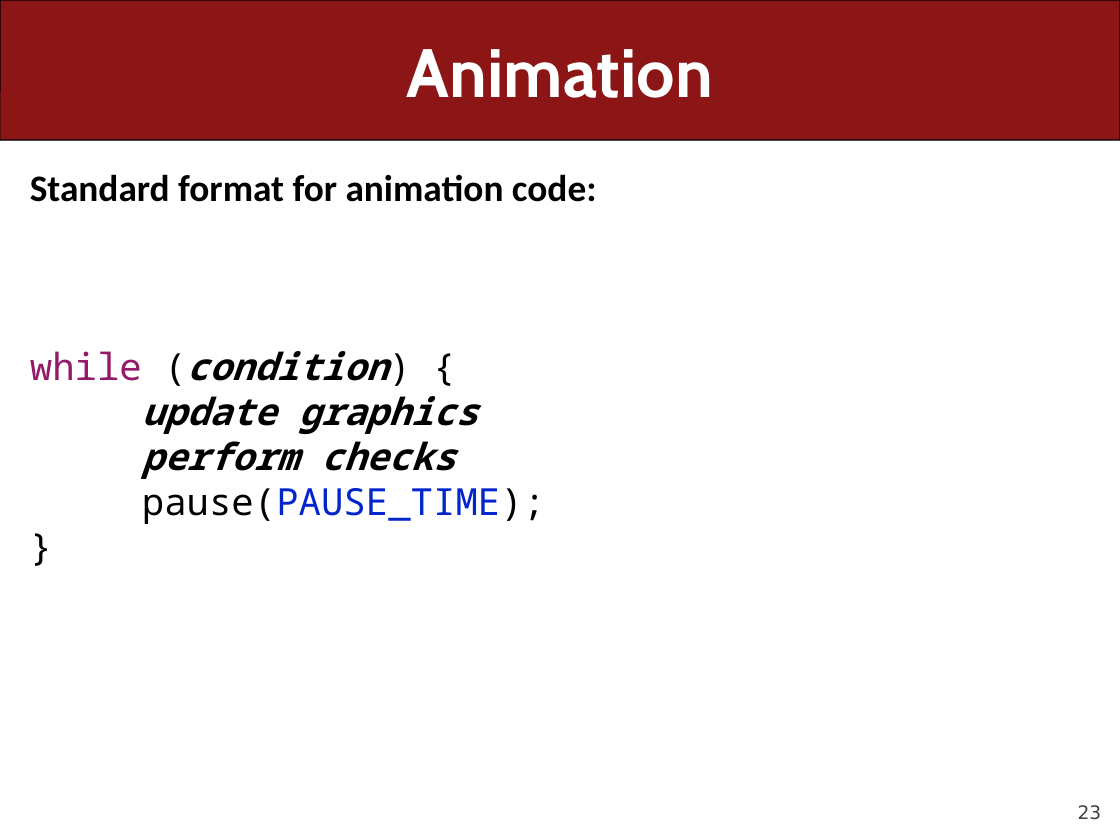
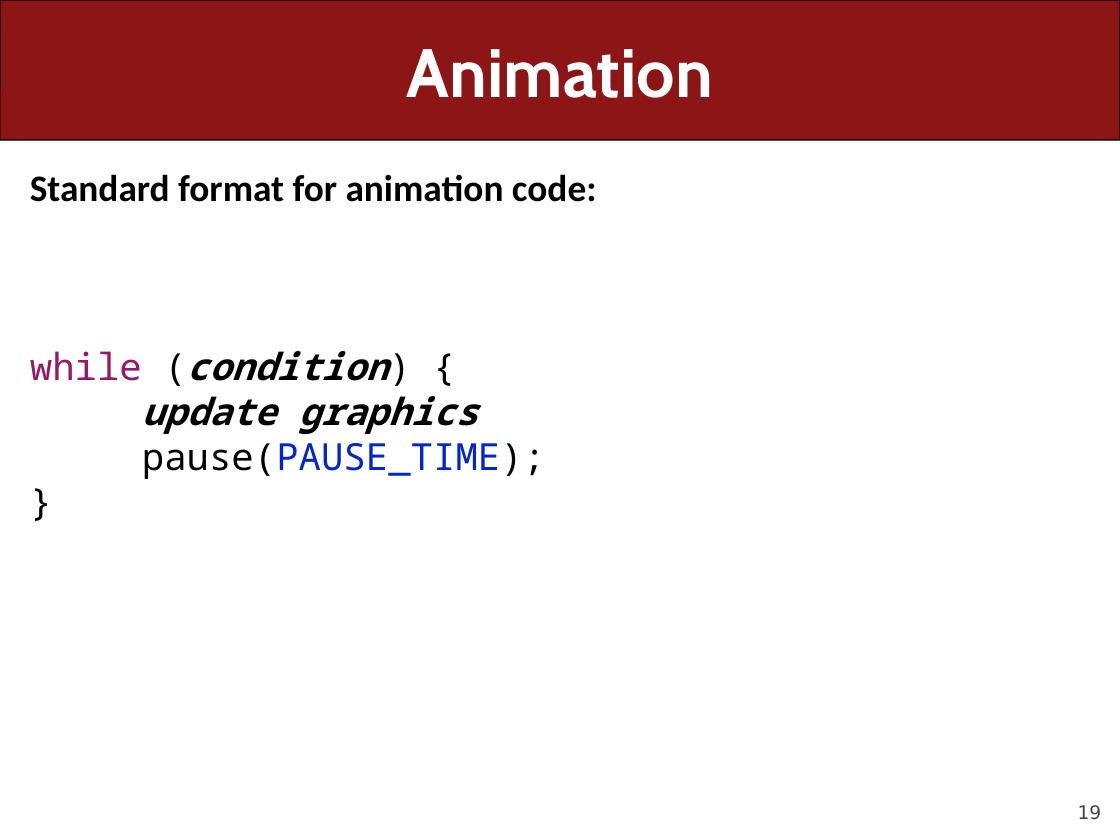
Before and after one commit to ckincaid17/cs106a-summer-2018, a slide deck: slide 19 of WWW/lectures/Lecture27/Lecture27.pptx (slide 23 before the commit). Drawn at 1120x840 pixels with LibreOffice and Linux fonts; fonts in the diff are those of the drawing. Boxes give left, top, right and bottom in pixels: in the first picture for what was removed or moved away, otherwise in the second. Text is boxed around its words. In the diff, an @@ line names an element or a change of style, - is before the commit and + after.

```diff
--- a/WWW/lectures/Lecture27/Lecture27.pptx
+++ b/WWW/lectures/Lecture27/Lecture27.pptx
@@ text at [142,433,455,479]: paragraph removed @@
-perform checks
@@ page number at [1078,805,1102,820]: text changed @@
-23
+19
```
Also in this commit, not shown: 6 other slides changed, 4 slides removed, 19 other files.
